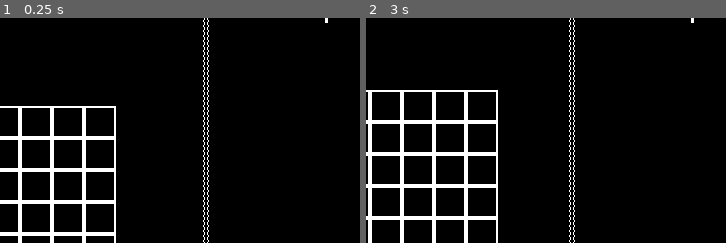
Above: before the commit, frames 1-2 (left to right).
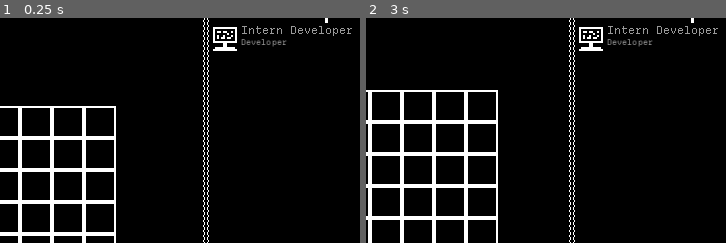
Above: after the commit, the same moments.

Repository: GemDust0/TooBigToFail
Game: Godot game, scene res://Scenes/CorporateSim.tscn
Same seed, same stepped clock (60 frames per second), same inputs: the game is played once before the commit and once after it. This scene is started directly instead of the project's main scene.
Inputs:
- Up to frame 1 (0.25 s): no input
- Up to frame 2 (3 s): click "+++++" at 0.5 s; click "-----" at 1.25 s; click "Restock" at 2 s; click "+++++" at 2.75 s
The pictures show only the part of the screen within x 45-95%, y 17-67%; the shares and areas given below are measured in that part.

The runs differ from the first frame. In frame 1, 0.9% of the frame differs, in the area x 59-98%, y 3-15%; in frame 2, 0.9%.
Error before the commit: Invalid assignment of property or key 'self_modulate' with value of type 'Color' on a base object of type 'null instance'. (res://Scripts/RestockButton.gd:26)

Commit message:
Shop Progress

Diff:
--- a/Scenes/Employee.tscn
+++ b/Scenes/Employee.tscn
@@ -9,6 +9,7 @@
 mouse_filter = 2
 texture = ExtResource("2_7jby3")
 script = ExtResource("1_yw33p")
+description = "{rc}Placeholder"
 
 [node name="ProductionTimer" type="Timer" parent="." unique_id=8388997]
 wait_time = 5.0
--- a/Scenes/EmployeeSequence.tscn
+++ b/Scenes/EmployeeSequence.tscn
@@ -1,6 +1,6 @@
 [gd_scene format=4 uid="uid://7wntewwe18qc"]
 
-[ext_resource type="Script" uid="uid://cthsjgpw22qeu" path="res://EmployeeSequence.gd" id="1_56010"]
+[ext_resource type="Script" uid="uid://cthsjgpw22qeu" path="res://Scripts/EmployeeSequence.gd" id="1_56010"]
 [ext_resource type="PackedScene" uid="uid://bbn43ldrrpynk" path="res://Scenes/CodeEditor.tscn" id="1_uqm28"]
 [ext_resource type="Texture2D" uid="uid://cryvk7o6ejtup" path="res://Assets/NeutralFace.png" id="3_0c757"]
 [ext_resource type="TileSet" uid="uid://dcofykib1g8jy" path="res://Assets/menu_tileset.tres" id="3_lets4"]
--- a/Scenes/EmployeeShop.tscn
+++ b/Scenes/EmployeeShop.tscn
@@ -2,12 +2,15 @@
 
 [ext_resource type="TileSet" uid="uid://dcofykib1g8jy" path="res://Assets/menu_tileset.tres" id="1_ef5t0"]
 [ext_resource type="Texture2D" uid="uid://13ykhdh4cagl" path="res://Assets/RestockButtonBackground.png" id="2_7orru"]
+[ext_resource type="Script" uid="uid://cyuejbauho77b" path="res://Scripts/EmployeeShop.gd" id="2_byi62"]
 [ext_resource type="Texture2D" uid="uid://ojht4dspp0dc" path="res://Assets/RestockIcon.png" id="3_byi62"]
 [ext_resource type="Script" uid="uid://dic4ysfr33gdo" path="res://Scripts/RestockButton.gd" id="4_ya453"]
+[ext_resource type="PackedScene" uid="uid://twnakutvu8hd" path="res://Scenes/ShopSlot.tscn" id="5_7orru"]
 
 [node name="EmployeeShop" type="TileMapLayer" unique_id=1407566876]
 tile_map_data = PackedByteArray("AACPAFkAAAACAAIAAACPAFgAAAACAAEAAACPAFcAAAACAAEAAACPAFYAAAACAAEAAACPAFUAAAACAAEAAACPAF …(49776 unchanged characters)…
 tile_set = ExtResource("1_ef5t0")
+script = ExtResource("2_byi62")
 
 [node name="PanelContainer" type="PanelContainer" parent="." unique_id=1932023822]
 offset_left = 533.0
@@ -27,7 +30,7 @@
 size_flags_horizontal = 4
 size_flags_vertical = 8
 
-[node name="Sprite2D" type="Sprite2D" parent="PanelContainer/HBoxContainer" unique_id=1737911458]
+[node name="Background" type="Sprite2D" parent="PanelContainer/HBoxContainer" unique_id=1737911458]
 position = Vector2(67.00001, 16.000006)
 texture = ExtResource("2_7orru")
 
@@ -43,6 +46,15 @@
 text = "Restock"
 script = ExtResource("4_ya453")
 
+[node name="Slots" type="VBoxContainer" parent="." unique_id=1416846719]
+offset_left = 533.0
+offset_top = 82.0
+offset_right = 717.0
+offset_bottom = 408.0
+
+[node name="ShopSlot" parent="Slots" unique_id=1233281750 instance=ExtResource("5_7orru")]
+layout_mode = 2
+
 [connection signal="button_down" from="PanelContainer/HBoxContainer/RestockButton" to="PanelContainer/HBoxContainer/RestockButton" method="_on_button_down"]
 [connection signal="button_up" from="PanelContainer/HBoxContainer/RestockButton" to="PanelContainer/HBoxContainer/RestockButton" method="_on_button_up"]
 [connection signal="mouse_entered" from="PanelContainer/HBoxContainer/RestockButton" to="PanelContainer/HBoxContainer/RestockButton" method="_on_mouse_entered"]
--- a/Scenes/Employees/InternDeveloper.tscn
+++ b/Scenes/Employees/InternDeveloper.tscn
@@ -3,3 +3,5 @@
 [ext_resource type="PackedScene" uid="uid://bkds4gjqq4ydo" path="res://Scenes/Employee.tscn" id="1_686db"]
 
 [node name="InternDeveloper" unique_id=1534399525 instance=ExtResource("1_686db")]
+type = 0
+description = "{rc}Intern Developer\\n{t}"
--- /dev/null
+++ b/Scenes/ShopSlot.tscn
@@ -0,0 +1,17 @@
+[gd_scene format=3 uid="uid://twnakutvu8hd"]
+
+[ext_resource type="Script" uid="uid://blvv4poomvxjq" path="res://Scripts/ShopSlot.gd" id="1_e33cg"]
+
+[node name="ShopSlot" type="Control" unique_id=1233281750]
+layout_mode = 3
+anchors_preset = 0
+offset_right = 40.0
+offset_bottom = 40.0
+script = ExtResource("1_e33cg")
+
+[node name="Description" type="RichTextLabel" parent="." unique_id=367319045]
+layout_mode = 0
+offset_left = 32.0
+offset_right = 184.0
+offset_bottom = 32.0
+bbcode_enabled = true
--- a/Scripts/Employee.gd
+++ b/Scripts/Employee.gd
@@ -1,17 +1,14 @@
 @tool
 class_name Employee extends TextureRect
-
-enum Types {
-	DEVELOPER
-}
 
 signal produced(employee: Employee)
 
 ## Money produced every production
-@export var type: Types = Types.DEVELOPER
+@export_enum("Developer") var type: String = "Developer"
 @export var production_value: int = 50
 ## Time to produce
 @export var production_time: float = 5.0
+@export_enum("Common", "Uncommon", "Rare", "Epic", "Legendary") var rarity: String = "Common"
 @export var description: String = ""
 
 var held: bool = false
@@ -21,9 +18,11 @@
 @onready var production_timer: Timer = $ProductionTimer
 
 func _ready() -> void:
-	set_icon()
-	production_timer.wait_time = production_time
-	production_timer.start()
+	if !Engine.is_editor_hint():
+		set_icon()
+		production_timer.wait_time = production_time
+		production_timer.start()
+		description = description.replace("{rc}", "[color=#%s]" % get_rarity_color().to_html()).replace("{t}", "[font_size=8]%s[/font_size]" % type).replace("\\n", "\n")
 
 func _process(_delta: float) -> void:
 	if Engine.is_editor_hint():
@@ -35,7 +34,7 @@
 
 func set_icon() -> void:
 	match type:
-		Types.DEVELOPER:
+		"Developer":
 			texture = load("res://Assets/DeveloperIcon.png")
 
 func produce() -> void:
@@ -54,3 +53,18 @@
 	production_tween.finished.connect(production_text.hide)
 	get_tree().create_timer(0.8).timeout.connect(production_tween.play)
 	add_sibling(production_text)
+
+func get_rarity_color() -> Color:
+	match rarity:
+		"Common":
+			return Color(0.6, 0.6, 0.6, 1.0)
+		"Uncommon":
+			return Color(0.112, 0.75, 0.112, 1.0)
+		"Rare":
+			return Color(0.085, 0.276, 0.85, 1.0)
+		"Epic":
+			return Color(0.3, 0.0, 0.9, 1.0)
+		"Legendary":
+			return Color(1.0, 0.775, 0.1, 1.0)
+		_:
+			return Color(1, 1, 1)
--- a/Scripts/EmployeeGrid.gd
+++ b/Scripts/EmployeeGrid.gd
@@ -63,7 +63,7 @@
 	if event is InputEventMouseButton:
 		if event.is_action_pressed("left_click"):
 			var cursor_grid_pos: Vector2i = get_cursor_grid_pos()
-			if cursor_grid_pos != Vector2i(-1, -1):
+			if cursor_grid_pos != Vector2i(-1, -1) && grid[cursor_grid_pos].employee != null:
 				held = grid[cursor_grid_pos].employee
 				held.z_index += 1
 		elif event.is_action_released("left_click") && held != null:
--- /dev/null
+++ b/Scripts/EmployeeShop.gd
@@ -0,0 +1,4 @@
+extends TileMapLayer
+
+func _ready() -> void:
+	$Slots/ShopSlot.set_employee(load("res://Scenes/Employees/InternDeveloper.tscn").instantiate())
--- /dev/null
+++ b/Scripts/ShopSlot.gd
@@ -0,0 +1,9 @@
+extends Control
+
+@onready var description: RichTextLabel = $Description
+
+func set_employee(new_employee: Employee) -> void:
+	description.clear()
+	if new_employee != null:
+		add_child(new_employee)
+		description.append_text(new_employee.description)
Renamed: EmployeeSequence.gd -> Scripts/EmployeeSequence.gd
Renamed: EmployeeSequence.gd.uid -> Scripts/EmployeeSequence.gd.uid
Not shown, added: Scripts/EmployeeShop.gd.uid
Not shown, added: Scripts/ShopSlot.gd.uid
